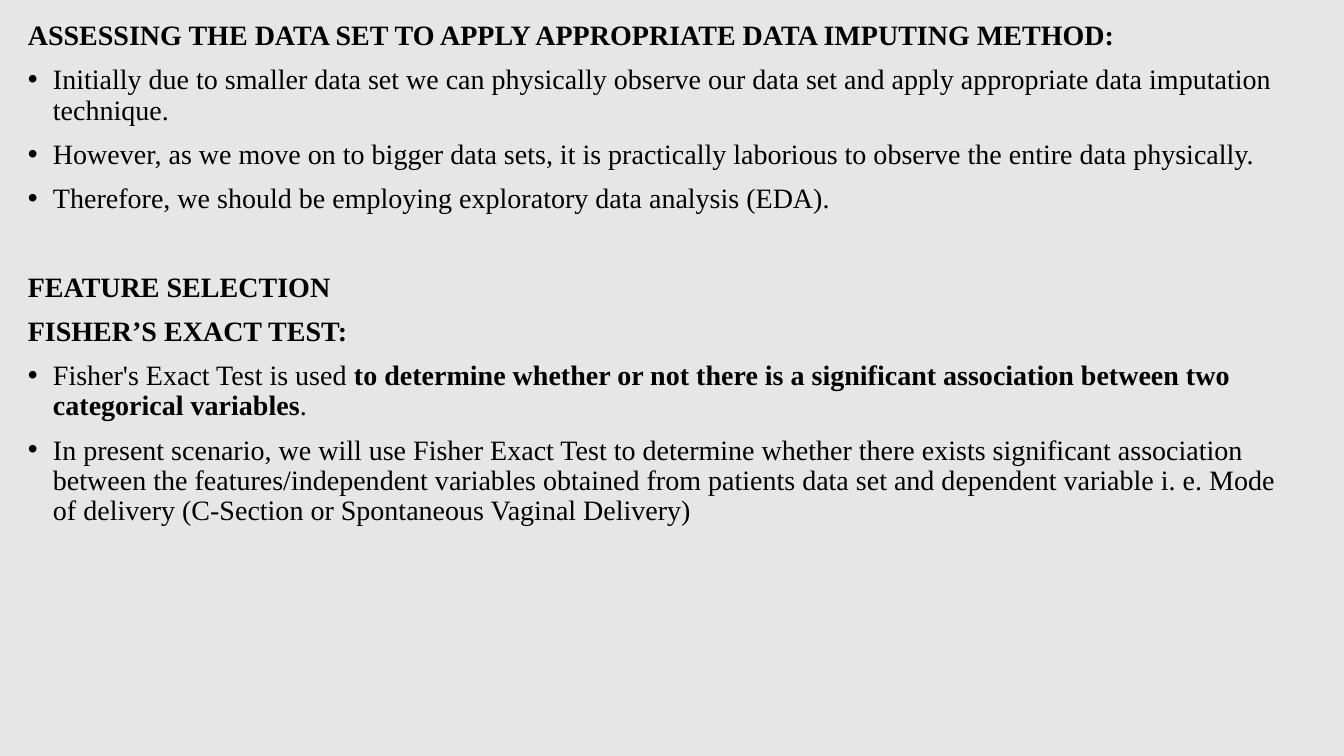
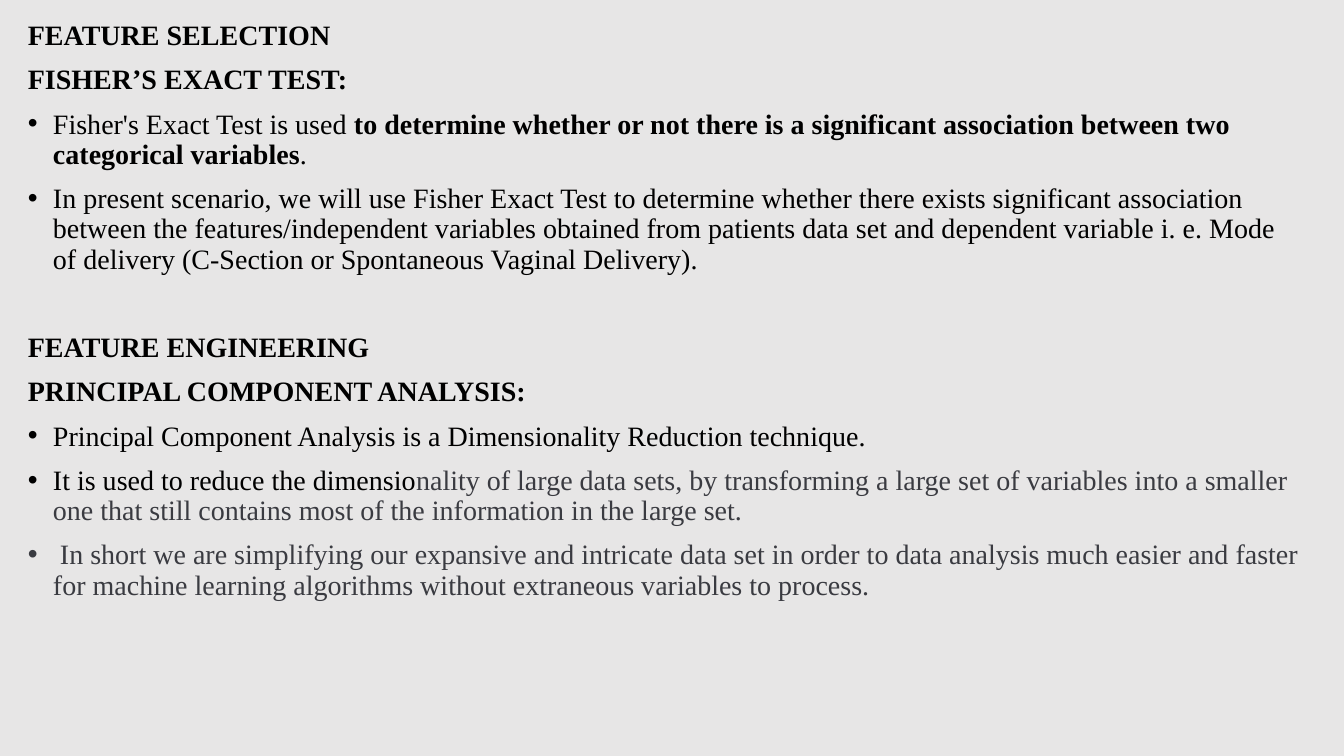
Before and after one commit to osamayusufhassan/In-progress-Fetal_pulse_oximetry_to_reduce_csection, a slide deck: slide 8 of Data Driven Approach (Updated for meeting).pptx (slide 7 before the commit). Drawn at 1344x756 pixels with LibreOffice and Linux fonts; fonts in the diff are those of the drawing. Boxes give left, top, right and bottom in pixels: in the first picture for what was removed or moved away, otherwise in the second. Text is boxed around its words. In the diff, an @@ line names an element or a change of style, - is before the commit and + after.

Commit message:
data driven approach for meeting

```diff
--- a/Data Driven Approach (Updated for meeting).pptx
+++ b/Data Driven Approach (Updated for meeting).pptx
@@ text at [28,26,1270,214]: paragraphs removed @@
-ASSESSING THE DATA SET TO APPLY APPROPRIATE DATA IMPUTING METHOD:
-• Initially due to smaller data set we can physically observe our data set and apply appropriate data imputation technique.
-• However, as we move on to bigger data sets, it is practically laborious to observe the entire data physically.
-• Therefore, we should be employing exploratory data analysis (EDA).
@@ text at [28,188,1298,600]: text changed @@
-• In present scenario, we will use Fisher Exact Test to determine whether there exists significant association between the features/independent variables obtained from patients data set and dependent variable i. e. Mode of delivery (C-Section or Spontaneous Vaginal Delivery)
+• In present scenario, we will use Fisher Exact Test to determine whether there exists significant association between the features/independent variables obtained from patients data set and dependent variable i. e. Mode of delivery (C-Section or Spontaneous Vaginal Delivery).
+FEATURE ENGINEERING
+PRINCIPAL COMPONENT ANALYSIS:
+• Principal Component Analysis is a Dimensionality Reduction technique.
+• It is used to reduce the dimensionality of large data sets, by transforming a large set of variables into a smaller one that still contains most of the information in the large set.
+• In short we are simplifying our expansive and intricate data set in order to data analysis much easier and faster for machine learning algorithms without extraneous variables to process.
```
Also in this commit, not shown: 1 other slide changed, 1 slide added, 1 slide removed.
